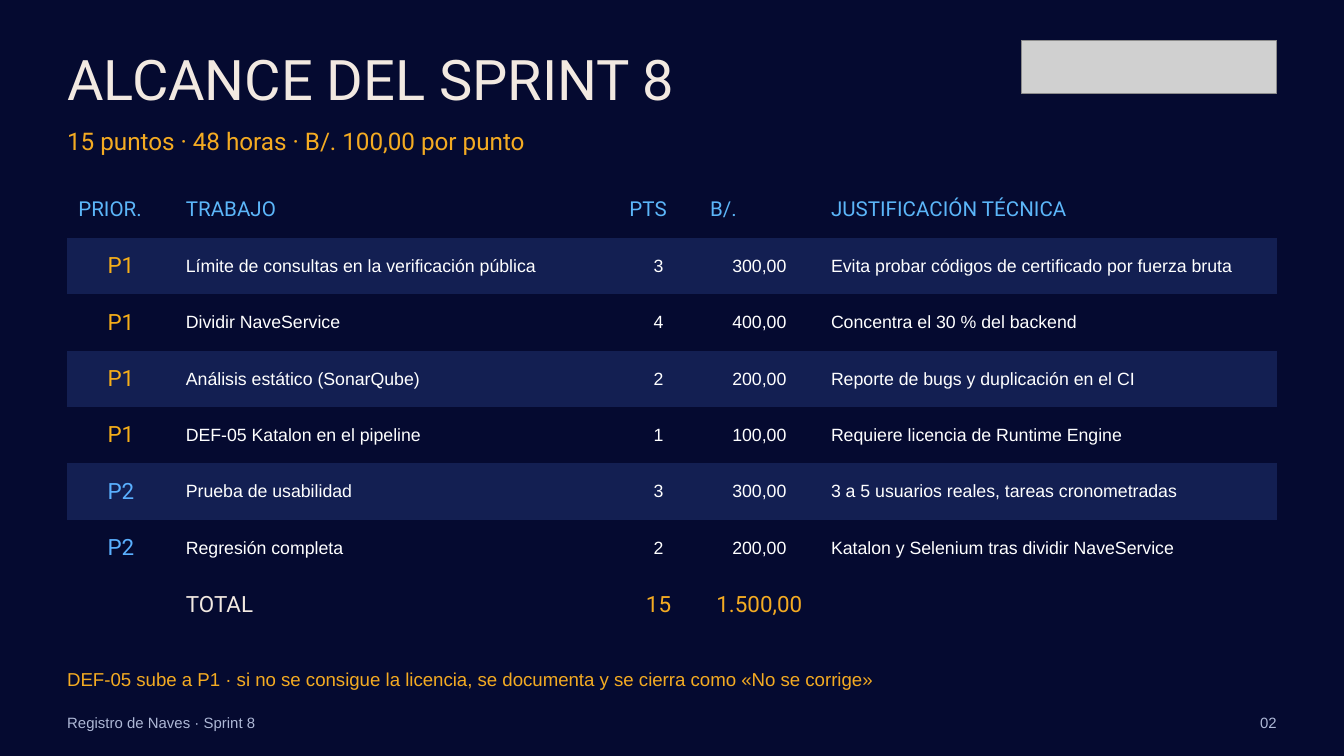
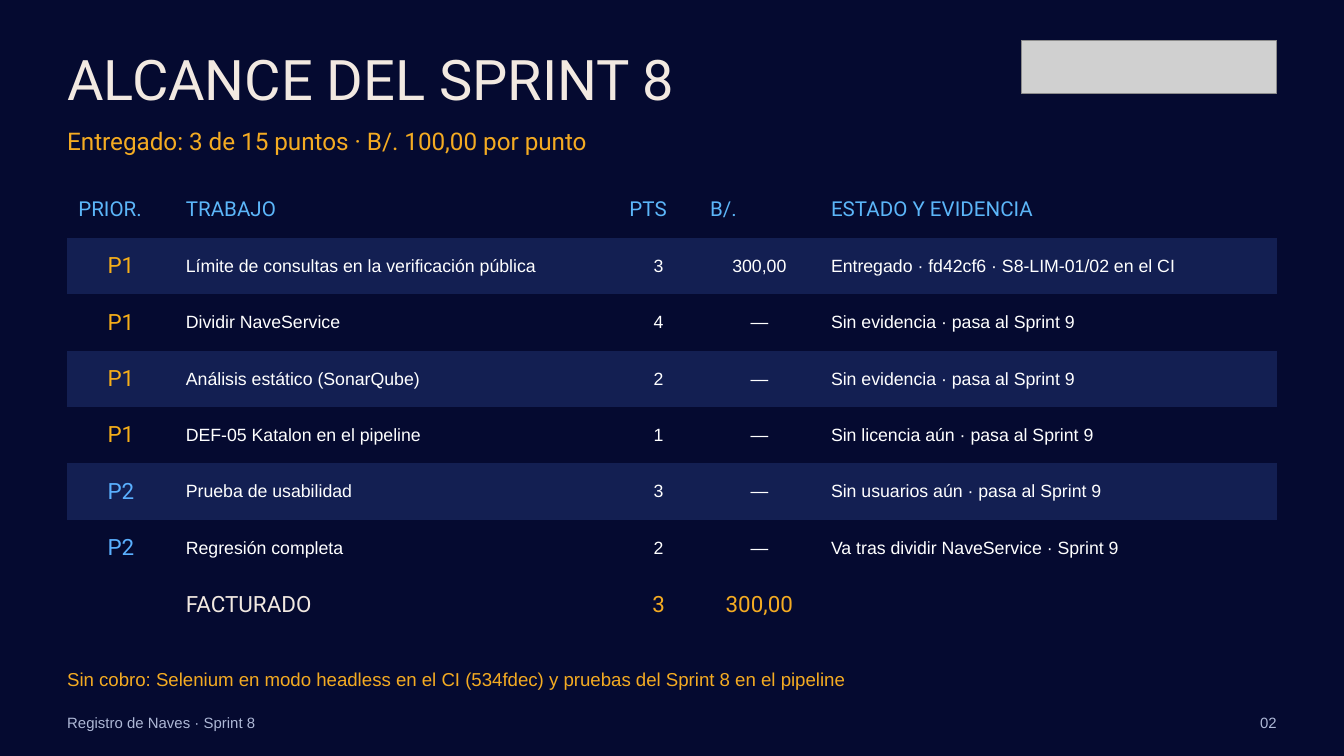
Before and after one commit to torres-martin/registro-maritimo-digital, a slide deck: slide 2 of docs/Sprint8-RegistroNaves.pptx. Drawn at 1344x756 pixels with LibreOffice and Linux fonts; fonts in the diff are those of the drawing; grey boxes stand for pictures. Boxes give left, top, right and bottom in pixels: in the first picture for what was removed or moved away, otherwise in the second. Text is boxed around its words. In the diff, an @@ line names an element or a change of style, - is before the commit and + after.

```diff
--- a/docs/Sprint8-RegistroNaves.pptx
+++ b/docs/Sprint8-RegistroNaves.pptx
@@ text at (x1=67, y1=131, x2=587, y2=155): text changed @@
-15 puntos · 48 horas · B/. 100,00 por punto
+Entregado: 3 de 15 puntos · B/. 100,00 por punto
@@ table at (x1=67, y1=181, x2=1277, y2=633) @@
-row 1, column 5: JUSTIFICACIÓN TÉCNICA
+row 1, column 5: ESTADO Y EVIDENCIA
-row 2, column 5: Evita probar códigos de certificado por fuerza bruta
+row 2, column 5: Entregado · fd42cf6 · S8-LIM-01/02 en el CI
-row 3, column 4: 400,00
+row 3, column 4: —
-row 3, column 5: Concentra el 30 % del backend
+row 3, column 5: Sin evidencia · pasa al Sprint 9
-row 4, column 4: 200,00
+row 4, column 4: —
-row 4, column 5: Reporte de bugs y duplicación en el CI
+row 4, column 5: Sin evidencia · pasa al Sprint 9
-row 5, column 4: 100,00
+row 5, column 4: —
-row 5, column 5: Requiere licencia de Runtime Engine
+row 5, column 5: Sin licencia aún · pasa al Sprint 9
-row 6, column 4: 300,00
+row 6, column 4: —
-row 6, column 5: 3 a 5 usuarios reales, tareas cronometradas
+row 6, column 5: Sin usuarios aún · pasa al Sprint 9
-row 7, column 4: 200,00
+row 7, column 4: —
-row 7, column 5: Katalon y Selenium tras dividir NaveService
+row 7, column 5: Va tras dividir NaveService · Sprint 9
-row 8:  | TOTAL | 15 | 1.500,00 | 
+row 8:  | FACTURADO | 3 | 300,00 | 
@@ text at (x1=67, y1=672, x2=845, y2=690): text changed @@
-DEF-05 sube a P1 · si no se consigue la licencia, se documenta y se cierra como «No se corrige»
+Sin cobro: Selenium en modo headless en el CI (534fdec) y pruebas del Sprint 8 en el pipeline
```
Also in this commit, not shown: 5 other slides changed, 1 other file.
